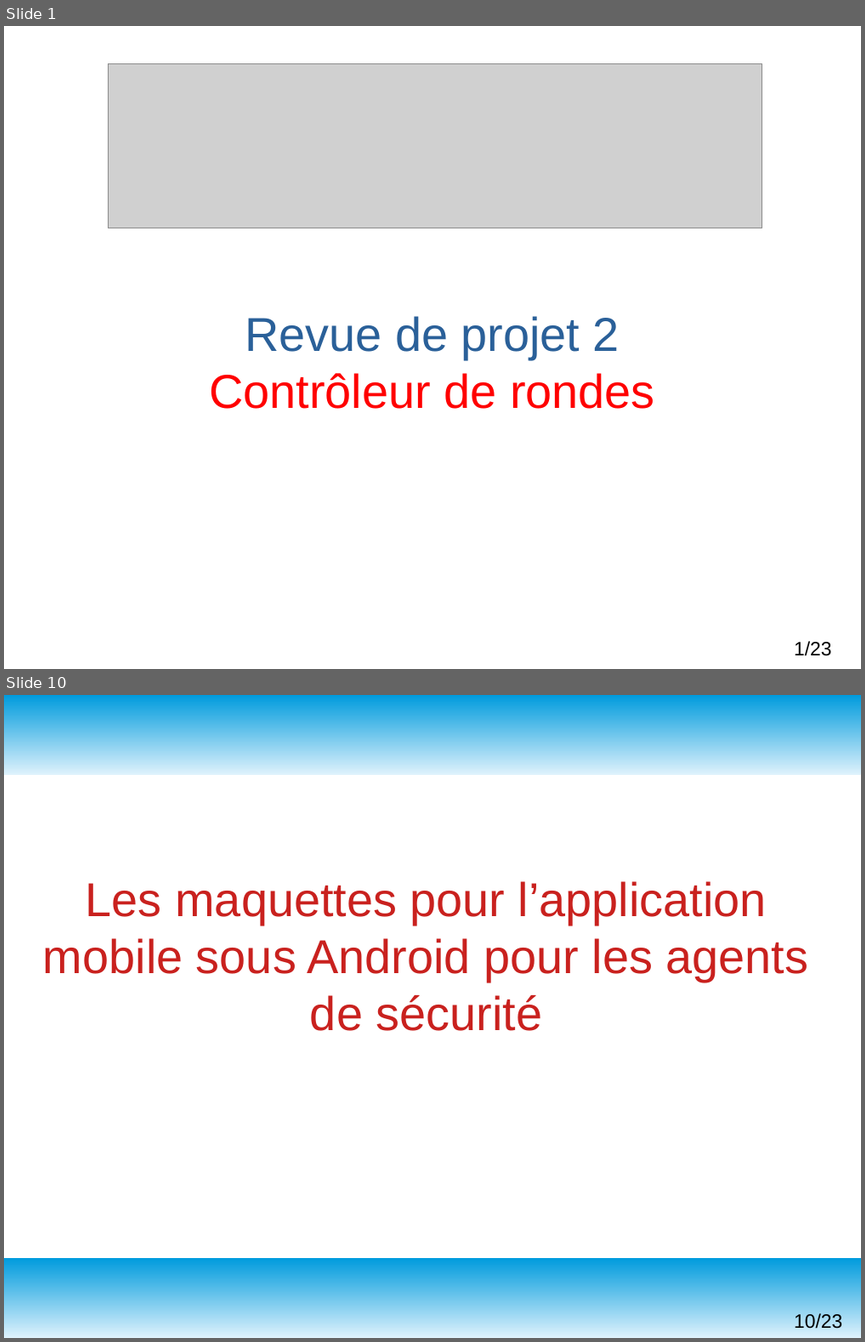
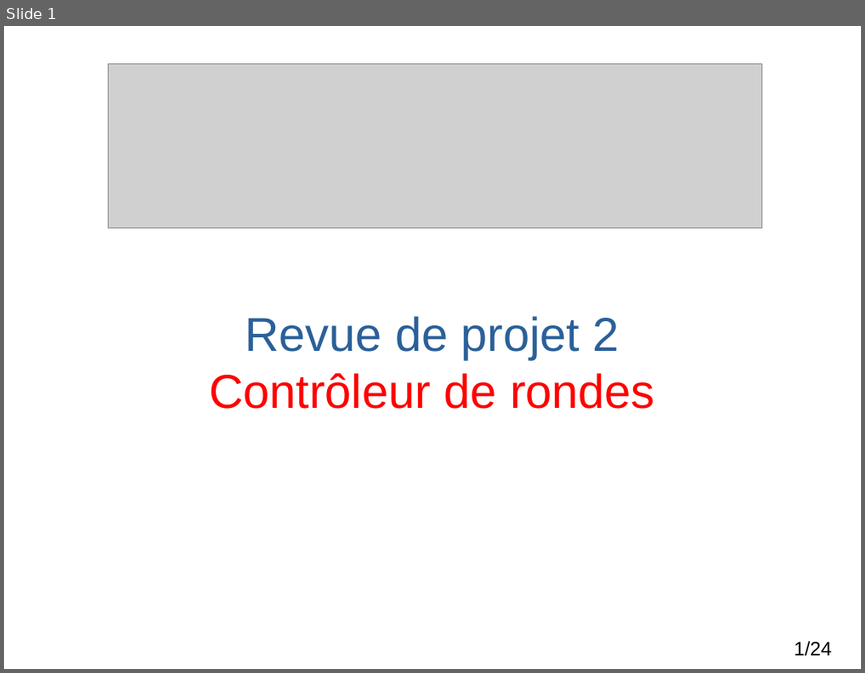
Before and after one commit to msoulard/ControleurDeRondes, a slide deck: Diapos/DiapoRevue2.odp. Shown one above the other, each under a label of ours: slides 1 and 10 before the commit, slide 1 after it; the slides between them are not shown. The pictures are 865x1342 and 865x673 pixels, drawn with LibreOffice and Linux fonts; fonts in the diff are those of the drawing; grey boxes stand for pictures; background and template pictures are left out. Boxes give left, top, right and bottom in pixels: in the first picture for what was removed or moved away, otherwise in the second. Text is boxed around its words. In the diff, an @@ line names an element or a change of style, - is before the commit and + after.

```diff
--- a/Diapos/DiapoRevue2.odp
+++ b/Diapos/DiapoRevue2.odp
@@ slide 10 removed at (4, 695, 861, 1338), background #FFFFFF @@
@@ rectangle removed at (4, 695, 861, 775) @@
@@ title removed at (43, 881, 809, 1031) @@
-Les maquettes pour l’application mobile sous Android pour les agents de sécurité
@@ rectangle removed at (4, 1258, 861, 1338) @@
@@ page number removed at (794, 1313, 842, 1328) @@
-10/23
@@ page number at (794, 641, 831, 656): text changed @@
-1/23
+1/24
```
Also in this commit, not shown: 5 slides changed, 15 slides added, 13 other slides removed, 23 other files.
